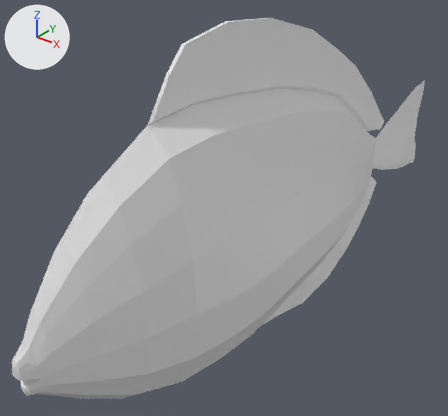
A saved change to the Blender file Content/Fishes/SM_DoryFish_001.blend.
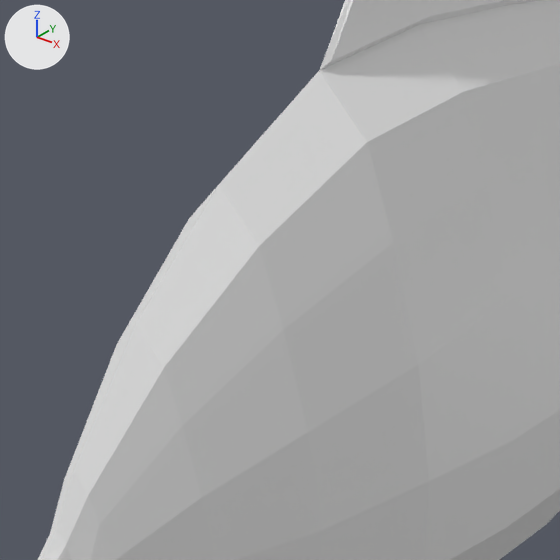
Each version appears first whole from a 50 mm camera at (2.24, -3.56, 1.9) aimed at (-0.33, -0.35, -0.09), and next in a close-up on the part from 0% to 58% of the width and 22% to 84% of the height. Every picture has the same lights, and +X, +Y and +Z are marked at upper left.
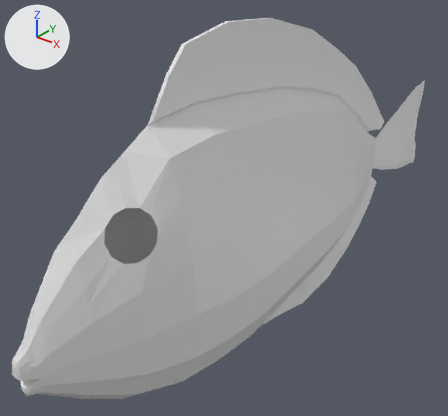
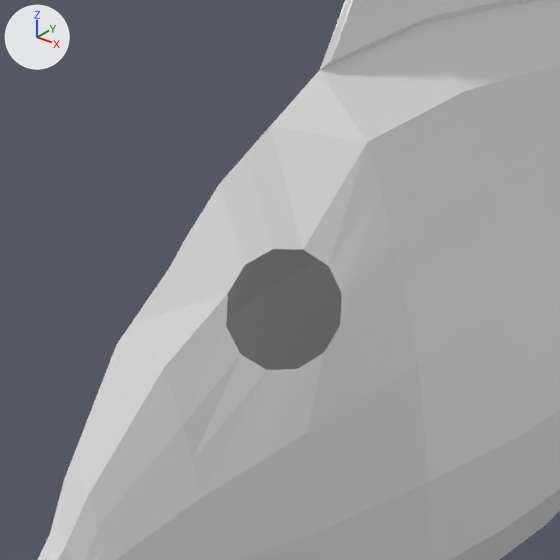
Scene script edits in JSON lines:
```json
{"block": "me_circle", "where": "# used by ob_circle; location = (0.0, -1.396, 0.0); rotation_euler = (1.571, 0.0, 0.0), in degrees (90, 0, 0); scale = (0.328, 0.877, 0.728)"}
{"op": "remove", "block": "me_circle", "code": "me_circle.from_pydata(...)  # 455 vertices, 461 faces; spans x -0.98..0.98, y -1.29..1.5, z -5.24..1.33"}
{"op": "add", "block": "me_circle", "code": "me_circle.from_pydata(...)  # 817 vertices, 815 faces; spans x -0.98..0.98, y -1.29..1.5, z -5.24..1.33"}
{"block": "me_circle", "change": "me_circle part 1: 4 vertices removed from x -0.55..0.55, y 0.43..0.65, z 0.46; 366 vertices added at x -0.98..0.98, y -1.06..1.48, z -5.17..1.33"}
```

Where the change shows, as pixel boxes [x1, y1, x2, y2] in the close-ups (560 x 560 px):
```json
{"part": 1, "of": "me_circle", "change": "built on", "before": [118, 133, 367, 373], "after": [119, 133, 367, 373]}
```
